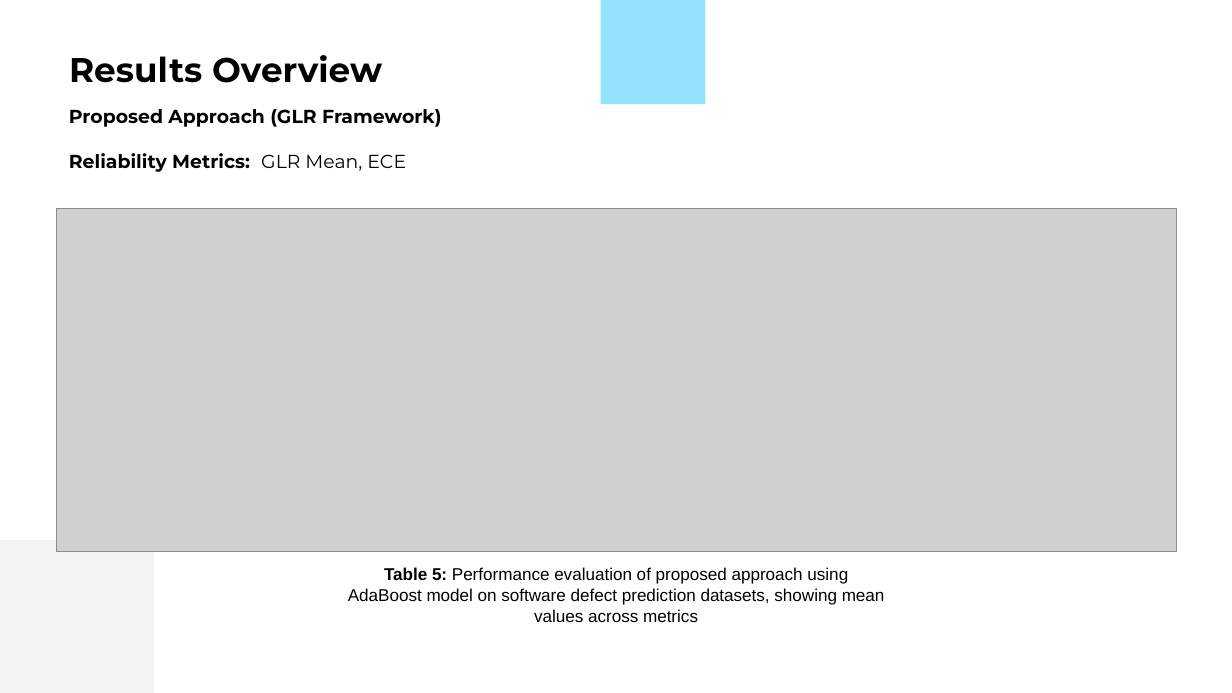
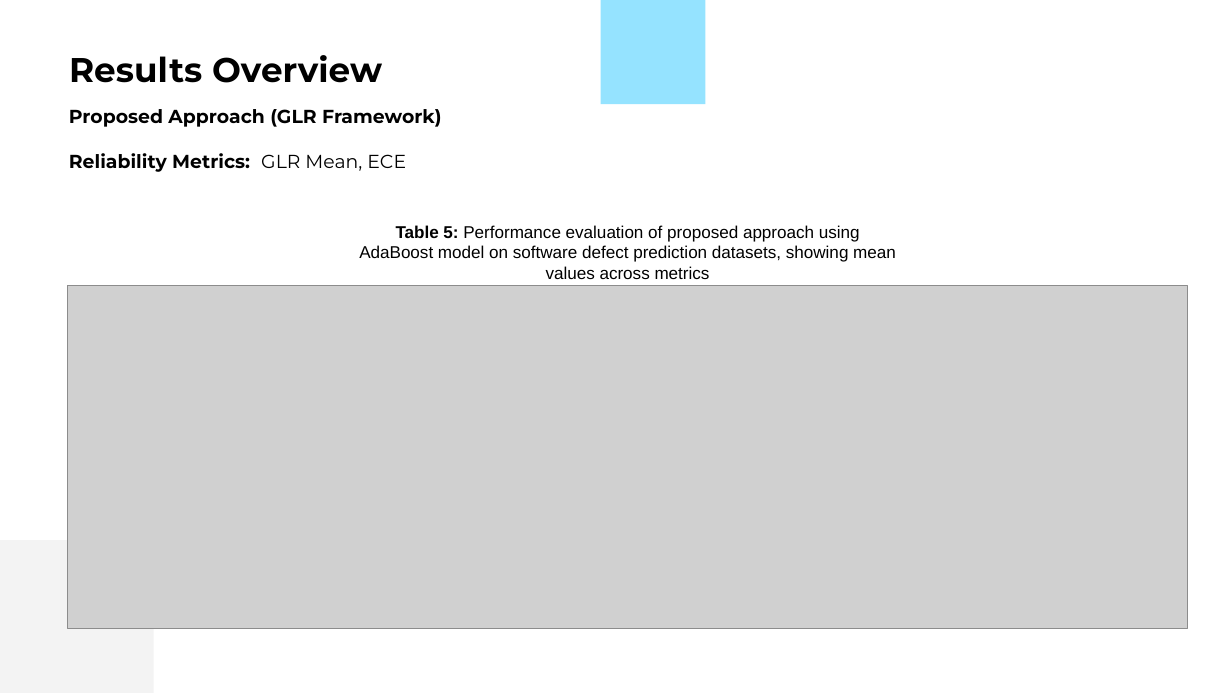
Before and after one commit to uditjain100/TrustX-Defect, a slide deck: slide 16 of Documentation/24CSM1R23_Mid_4th.pptx. Drawn at 1232x693 pixels with LibreOffice and Linux fonts; fonts in the diff are those of the drawing; grey boxes stand for pictures. Boxes give left, top, right and bottom in pixels: in the first picture for what was removed or moved away, otherwise in the second. Text is boxed around its words. In the diff, an @@ line names an element or a change of style, - is before the commit and + after.

```diff
--- a/Documentation/24CSM1R23_Mid_4th.pptx
+++ b/Documentation/24CSM1R23_Mid_4th.pptx
@@ text "Table 5: Performance evaluation of ...": place and size @@
-text "Table 5: Performance evaluation of ..." at box(348, 567, 885, 622)
+text "Table 5: Performance evaluation of ..." at box(359, 225, 896, 279)
@@ picture: place and size @@
-picture at box(57, 208, 1177, 551)
+picture at box(68, 286, 1188, 628)
```
Also in this commit, not shown: 5 other slides changed, 1 slide added, 1 other file.
